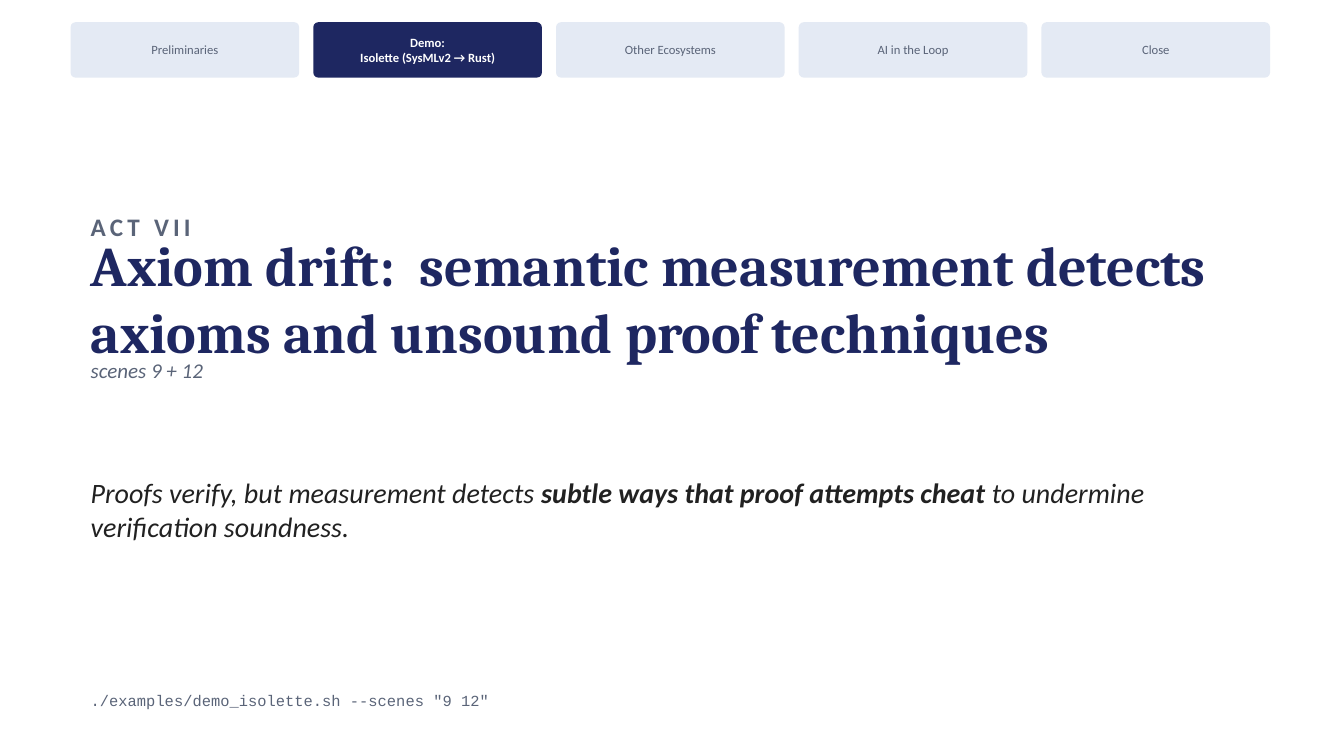
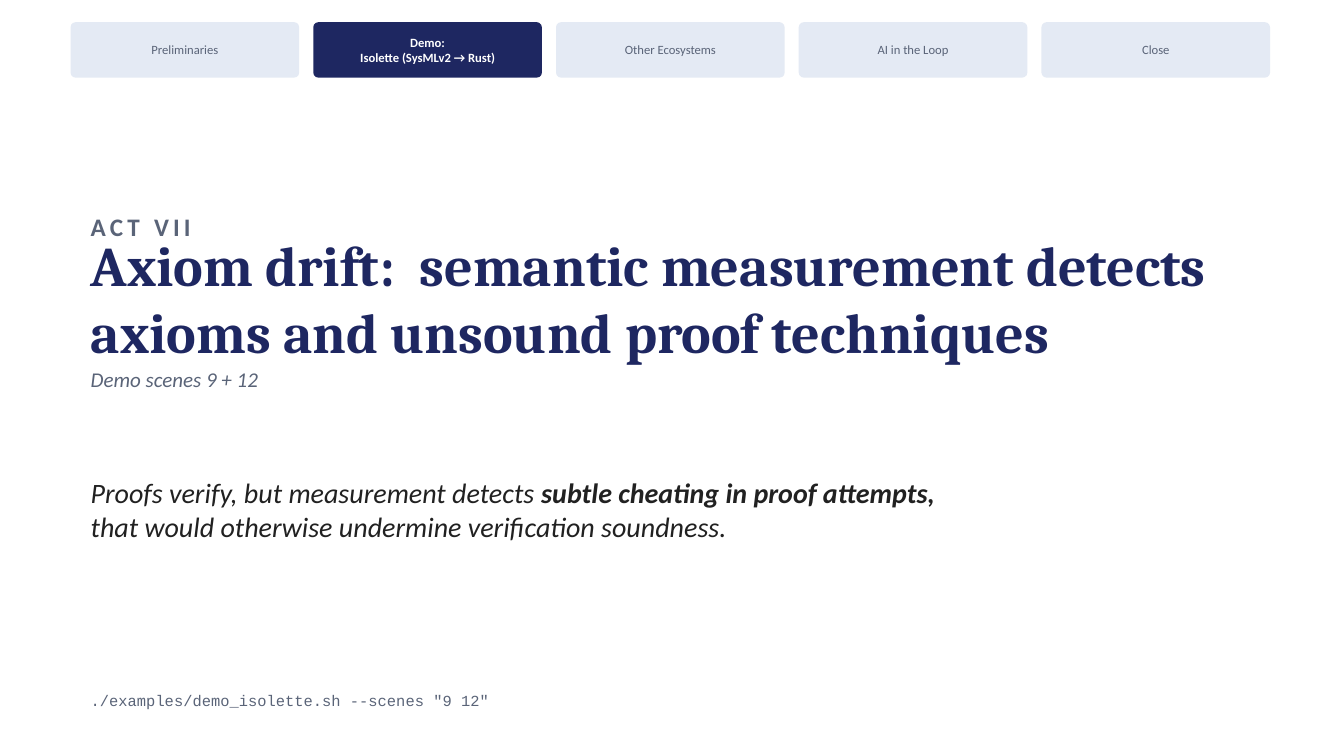
Before and after one commit to ku-sldg/pybb, a slide deck: slide 15 of docs/video_slides_draft.pptx. Drawn at 1344x756 pixels with LibreOffice and Linux fonts; fonts in the diff are those of the drawing. Boxes give left, top, right and bottom in pixels: in the first picture for what was removed or moved away, otherwise in the second. Text is boxed around its words. In the diff, an @@ line names an element or a change of style, - is before the commit and + after.

```diff
--- a/docs/video_slides_draft.pptx
+++ b/docs/video_slides_draft.pptx
@@ text at (x1=91, y1=373, x2=258, y2=387): text changed @@
-scenes 9 + 12
+Demo scenes 9 + 12
@@ text at (x1=91, y1=483, x2=935, y2=541): text changed @@
-Proofs verify, but measurement detects subtle ways that proof attempts cheat to undermine verification soundness.
+Proofs verify, but measurement detects subtle cheating in proof attempts,
+that would otherwise undermine verification soundness.
```
Also in this commit, not shown: 10 other slides changed, 2 other files.
